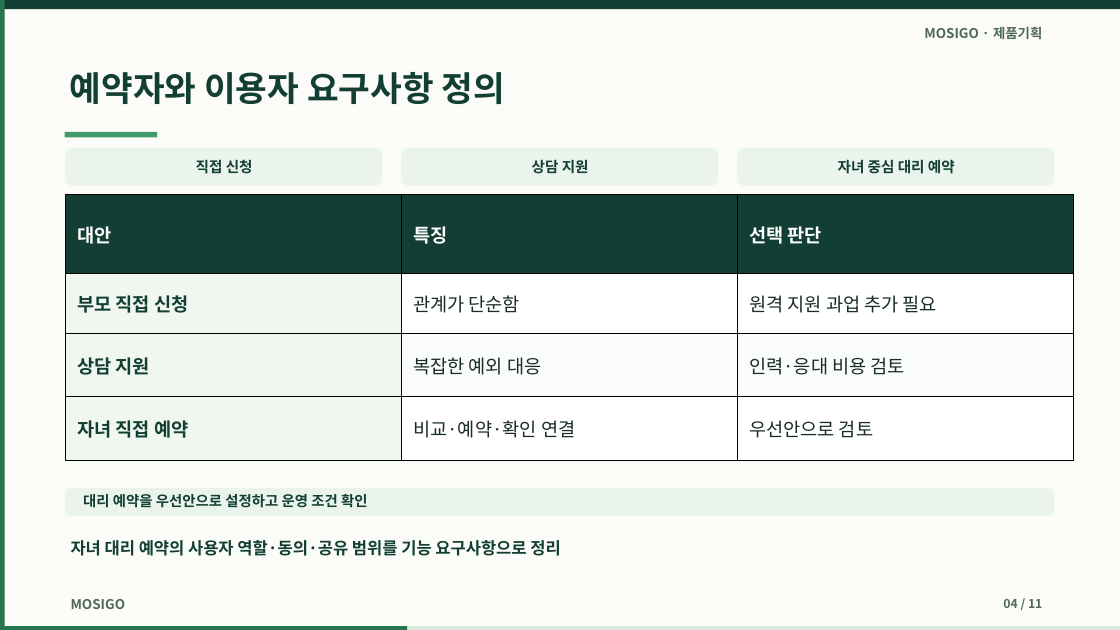
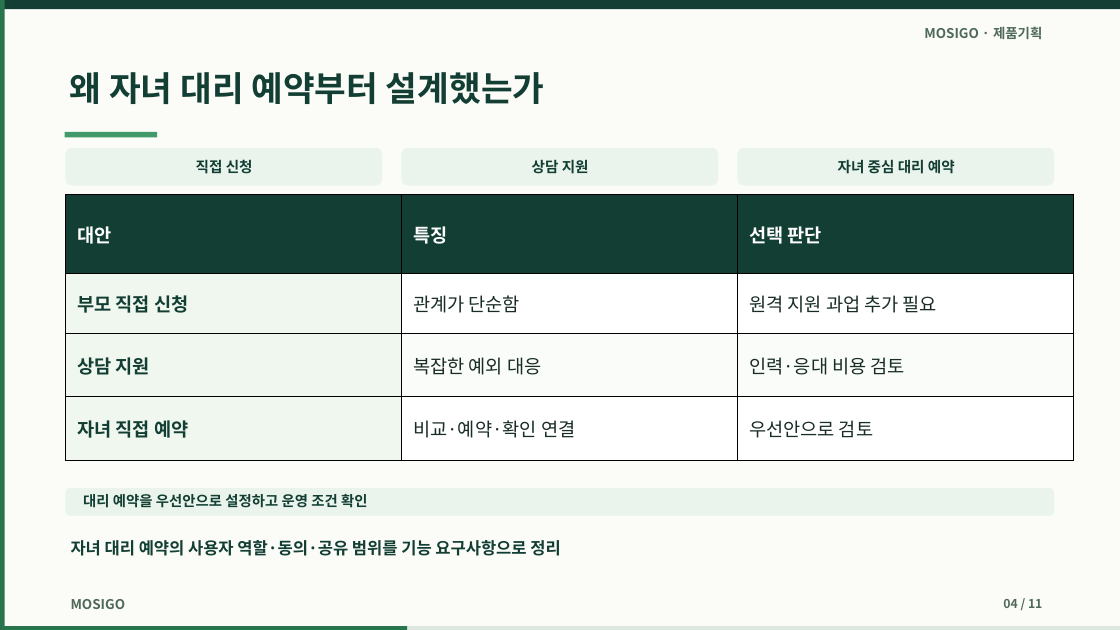
Before and after one commit to dohyunkimmm/mosigo-case-study, a slide deck: slide 4 of downloads/mosigo_report.pptx. Drawn at 1120x630 pixels with LibreOffice and Linux fonts; fonts in the diff are those of the drawing. Boxes give left, top, right and bottom in pixels: in the first picture for what was removed or moved away, otherwise in the second. Text is boxed around its words. In the diff, an @@ line names an element or a change of style, - is before the commit and + after.

```diff
--- a/downloads/mosigo_report.pptx
+++ b/downloads/mosigo_report.pptx
@@ text at <box>70,72,544,104</box>: text changed @@
-예약자와 이용자 요구사항 정의
+왜 자녀 대리 예약부터 설계했는가
```
Also in this commit, not shown: 5 other slides changed, 14 other files.
